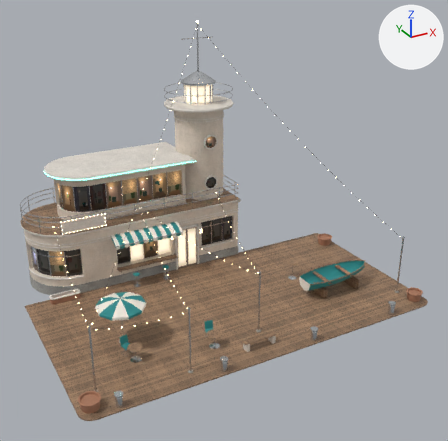
Two versions of the glTF model public/assets/buildings/plot_marina_office.gltf, one commit apart.
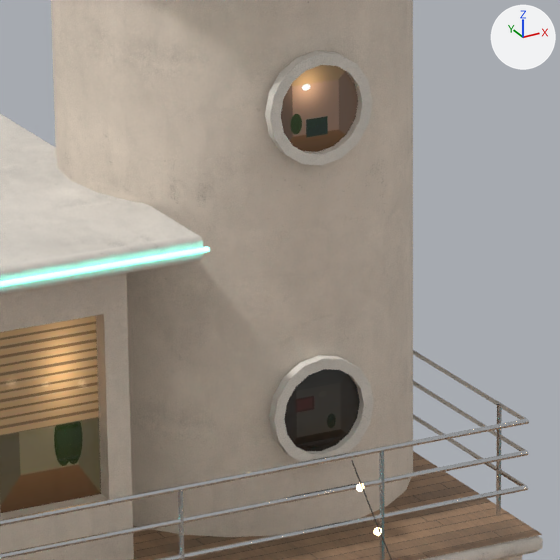
The first picture shows the older version from a 50 mm lens placed at (-14.2, -27.2, 17.7), pointed at (0.2, -1.1, 4.6). The close-ups show the older and then the newer version on the part from 38% to 54% of the width and 29% to 46% of the height of that picture. Only the edits that show in the close-ups are written down. The axes (+X, +Y, +Z) are drawn at upper right. The lights are the same throughout. Where no turn or scale is listed for an object, it has been applied to the vertices. Vertices at exactly the same position are counted once.

Names of what the first close-up shows: 'plot_marina_office_mesh'.
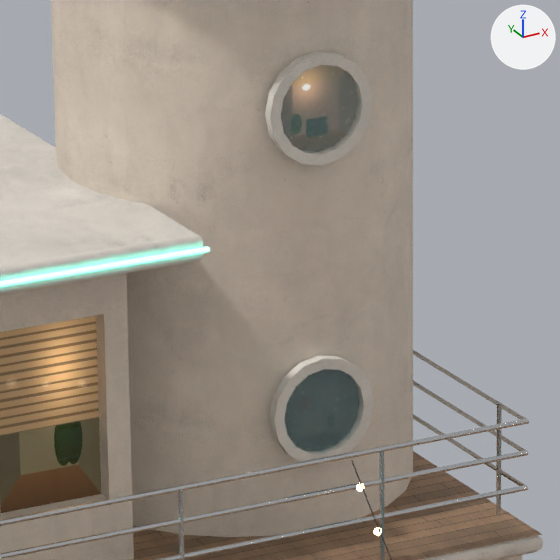
Pixel boxes [x1, y1, x2, y2] of what changed, in the close-ups (560 x 560 px):
part 1 of me_plot_marina_office_mesh, added: after [284, 369, 362, 453]
part 2 of me_plot_marina_office_mesh, added: after [281, 65, 360, 153]

Diff of the bpy script that builds the scene:
```diff
--- a/public/assets/buildings/plot_marina_office.gltf.py
+++ b/public/assets/buildings/plot_marina_office.gltf.py
@@ mat_glass @@
+mat_glass = principled_material('glass')
+mat_glass.base_color = (0.347, 0.546, 0.552)  # greyish cyan #9fc3c4
+mat_glass.roughness = 0.04
+mat_glass.alpha = 0.32
@@ mat_soil @@
+mat_soil = principled_material('soil')
+mat_soil.base_color = (0.0704, 0.0356, 0.0203)  # brown #4b3527
+mat_soil.roughness = 0.97
@@ me_plot_marina_office_mesh @@
 # used by ob_plot_marina_office_mesh; location = (0.0, 0.0, 0.0)
-me_plot_marina_office_mesh.from_pydata(...)  # 10153 vertices, 17403 faces; spans x -9.7..9.7, y -7.2..7.7, z 0.0..14.0
+me_plot_marina_office_mesh.from_pydata(...)  # 10121 vertices, 17527 faces; spans x -9.7..9.7, y -7.2..7.7, z 0.0..14.0
+# me_plot_marina_office_mesh part 1: a new loose piece of 16 vertices spanning x 1.6..2.4, y 3.8, z 4.4..5.2, in mat_glass (greyish cyan #9fc3c4)
+# me_plot_marina_office_mesh part 2: a new loose piece of 16 vertices spanning x 1.6..2.4, y 3.8, z 6.9..7.7, in mat_glass (greyish cyan #9fc3c4)
+# other edits to the shape of me_plot_marina_office_mesh do not show in these pictures
 me_plot_marina_office_mesh.materials.append(mat_concrete)
@@ me_plot_marina_office_mesh @@
 me_plot_marina_office_mesh.materials.append(mat_planter)
+me_plot_marina_office_mesh.materials.append(mat_glass)  # greyish cyan #9fc3c4
+me_plot_marina_office_mesh.materials.append(mat_soil)  # brown #4b3527
```
